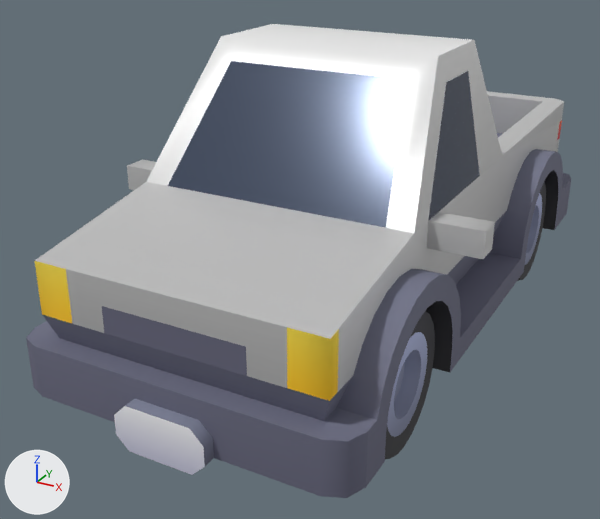
The glTF model public/models/vehicles/truck.glb, before and after one commit.
Camera for both pictures: a 50 mm lens placed at (1.44, -3.14, 1.81), pointed at (-0.17, -0.22, 0.35). Lighting does not change. The marker at lower left points along +X, +Y and +Z. The older version comes first.

Names of what the first picture shows: 'body', 'wheel-back-left', 'wheel-front-left'.
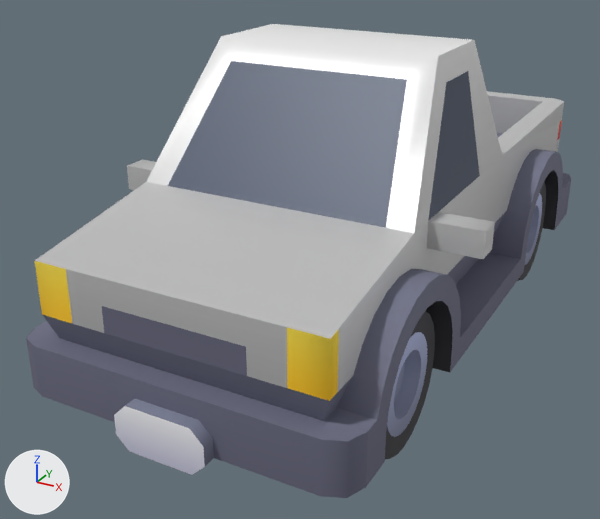
Scene script edits in JSON lines:
```json
{"op": "set", "path": "mat_window.roughness", "old": "0.15", "new": "0.45"}
```

What differs and where, as boxes [x1, y1, x2, y2] in the pictures (600 x 519 px):
```json
{"object": "body", "change": "surface changed", "before": [166, 59, 410, 225], "after": [166, 59, 410, 225]}
```
